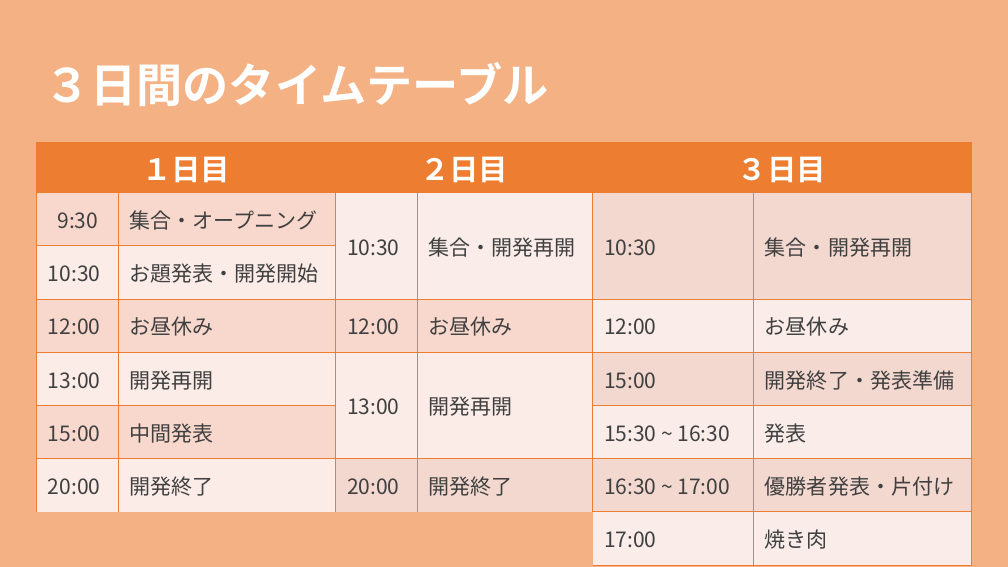
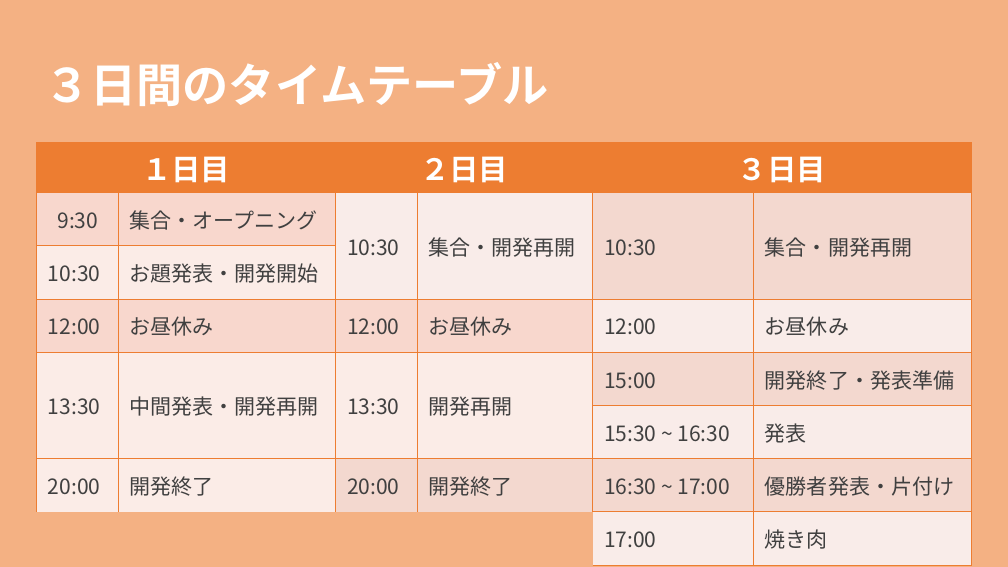
Before and after one commit to jack-app/Jackhack2019_management, a slide deck: slide 2 of jackhack2019_opening.pptx. Drawn at 1008x567 pixels with LibreOffice and Linux fonts; fonts in the diff are those of the drawing. Boxes give left, top, right and bottom in pixels: in the first picture for what was removed or moved away, otherwise in the second. Text is boxed around its words. In the diff, an @@ line names an element or a change of style, - is before the commit and + after.

```diff
--- a/jackhack2019_opening.pptx
+++ b/jackhack2019_opening.pptx
@@ table at (36, 143, 972, 553) @@
-row 5: 13:00 | 開発再開 | 13:00 | 開発再開 | 15:00 | 開発終了・発表準備
+row 5: 13:30 | 中間発表・開発再開 | 13:30 | 開発再開 | 15:00 | 開発終了・発表準備
-row 6, column 1: 15:00
+row 6, column 1: 
-row 6, column 2: 中間発表
+row 6, column 2: 
```
Also in this commit, not shown: 1 slide added.
